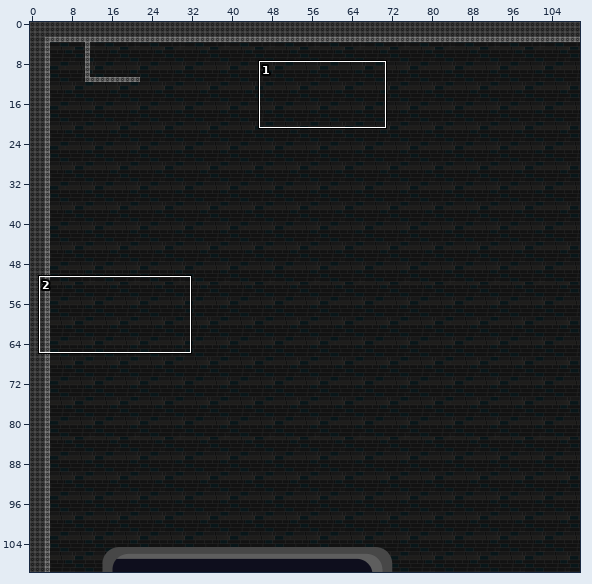
A Tiled map gets an edit: levels/arena.tmx. The first picture is a wide view before the edit; the outline marks the close-up.
Close-up. As it was:
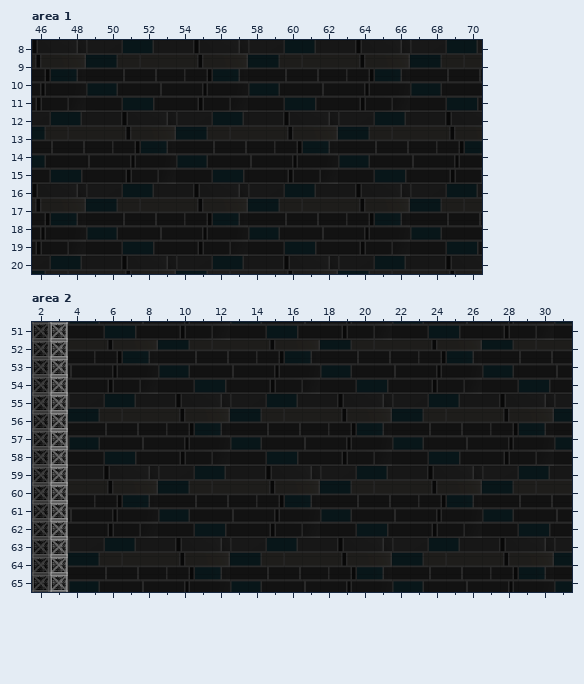
Cells are 32x32 px. Shown: area 1 x 46..70, y 8..20; area 2 x 2..31, y 51..65. The commit also changed other parts of the map, which this record leaves out.
Now the later version:
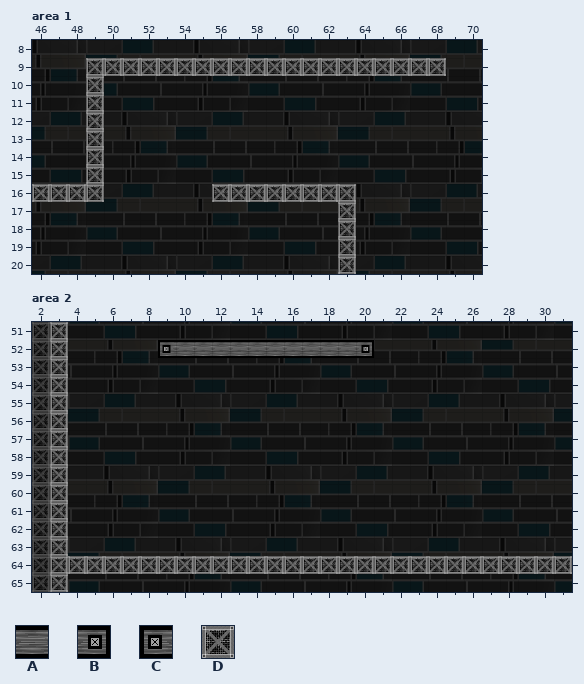
Key: from "tileset-1": A 4, B 7, C 10, D 83.
_ is an empty cell.
Difference:
Layer "Main", area 1:
The author put tile D in row 9 at x 49 to 68; in rows 10 to 15 at x 49; in row 16 at x 46 to 49 and 56 to 63; in rows 17 to 20 at x 63.
Layer "Main", area 2:
The author put tile A in row 52 at x 10 to 19.
The author put tile B in row 52 at x 20.
The author put tile C in row 52 at x 9.
The author put tile D in row 64 at x 4 to 31.
Boxes around the changes in both close-ups, in picture pixels (x1, y1, x2, y2):
added: (32, 58, 446, 274)
added: (158, 340, 374, 358)
added: (68, 556, 572, 574)
